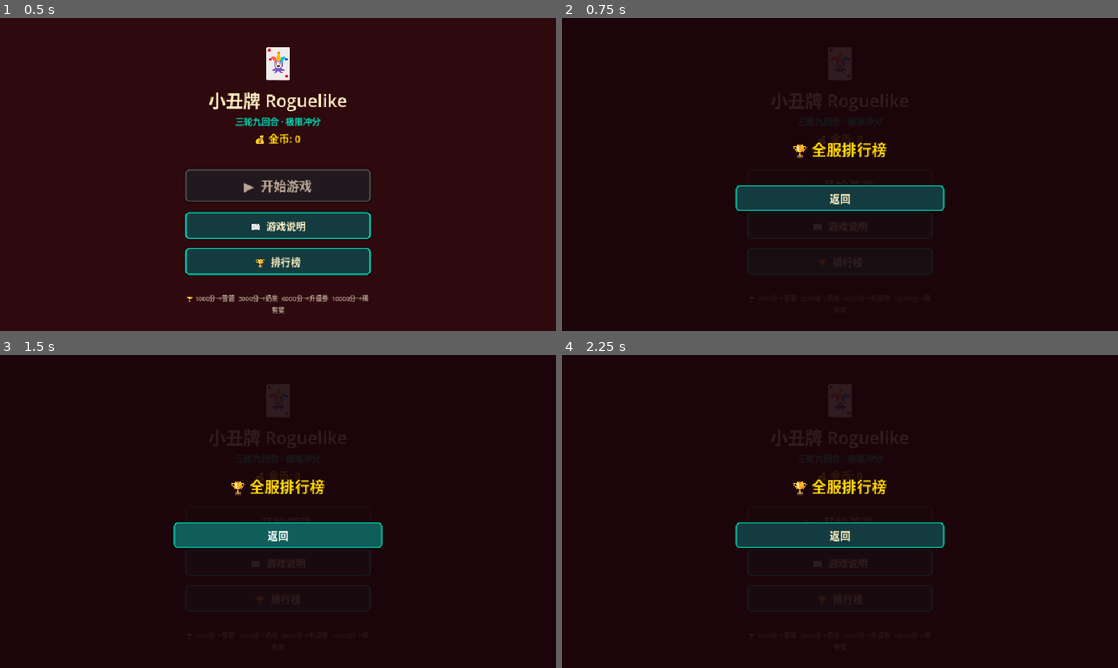
Above: before the commit, frames 1-4 (two rows, left to right).
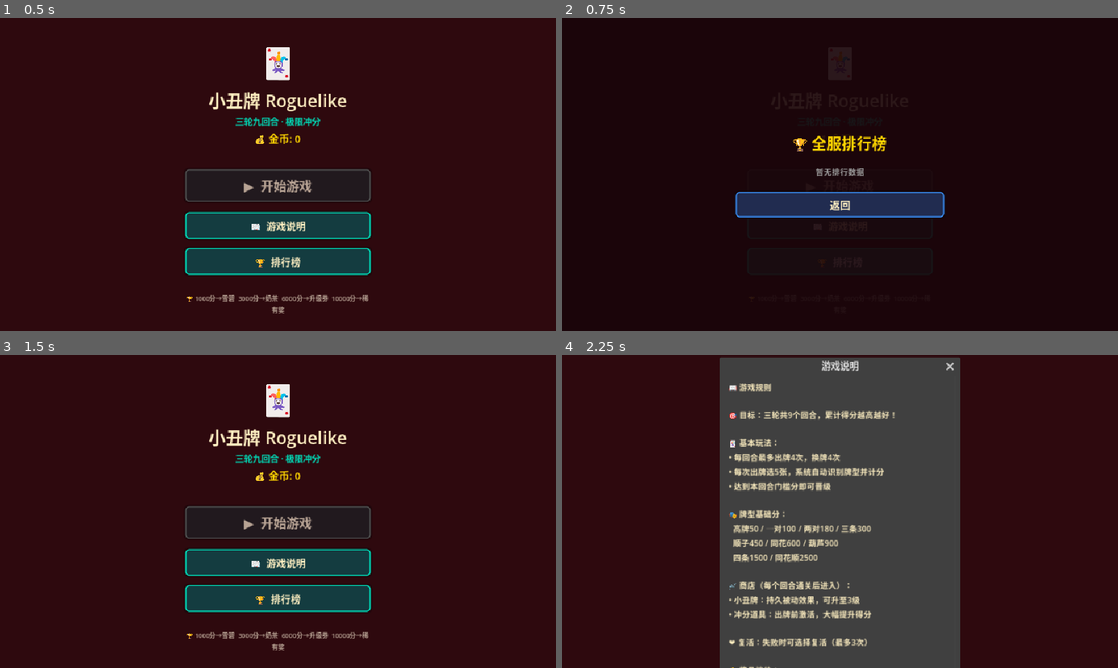
Above: after the commit, the same moments.

Repository: Lwin993/my-poker-roguelike
Game: Godot game, scene res://scenes/Main.tscn
Same seed, same stepped clock (60 frames per second), same inputs: the game is played once before the commit and once after it.
Inputs:
- Up to frame 1 (0.5 s): no input
- Up to frame 2 (0.75 s): click "🏆 排行榜" at 0.5 s
- Up to frame 3 (1.5 s): click "返回" at 1.25 s
- Up to frame 4 (2.25 s): click "📖 游戏说明" at 2 s

Frame 1 is identical in both runs. In frame 2, 3.0% of the frame differs, in the area x 31-69%, y 37-64%; in frame 3, 12%; in frame 4, 43%, in the area x 28-72%, y 0-100%.
Error before the commit: Invalid call. Nonexistent function 'get_children' in base 'Nil'. (res://scripts/ui/RankUI.gd:17)

Commit message:
fix: use separate Rank.tscn scene instead of set_script
Root cause: set_script on an already-in-tree node doesn't trigger _ready(),
so @onready vars never resolve and signal connections never happen.

Fix:
- Create Rank.tscn as separate scene with script attached properly
- Remove inline RankPanel nodes from Main.tscn
- MainUI.gd: load Rank.tscn in _load_sub_scenes() like other scenes
- RankUI.gd _ready() now properly connects signals

Diff:
--- a/frontend/scenes/Main.tscn
+++ b/frontend/scenes/Main.tscn
@@ -123,56 +123,6 @@
 anchor_bottom = 1.0
 visible = false
 
-[node name="RankPanel" type="Control" parent="."]
-layout_mode = 1
-anchors_preset = 15
-anchor_right = 1.0
-anchor_bottom = 1.0
-visible = false
-
-[node name="BG" type="ColorRect" parent="RankPanel"]
-layout_mode = 1
-anchors_preset = 15
-anchor_right = 1.0
-anchor_bottom = 1.0
-color = Color(0.1, 0.02, 0.04, 0.9)
-
-[node name="Center" type="CenterContainer" parent="RankPanel"]
-layout_mode = 1
-anchors_preset = 15
-anchor_right = 1.0
-anchor_bottom = 1.0
-
-[node name="VBox" type="VBoxContainer" parent="RankPanel/Center"]
-layout_mode = 2
-custom_minimum_size = Vector2(360, 0)
-alignment = 1
-
-[node name="Title" type="Label" parent="RankPanel/Center/VBox"]
-layout_mode = 2
-text = "🏆 全服排行榜"
-horizontal_alignment = 1
-theme_override_font_sizes/font_size = 26
-theme_override_colors/font_color = Color(1.0, 0.84, 0.0, 1)
-
-[node name="Spacer" type="Control" parent="RankPanel/Center/VBox"]
-layout_mode = 2
-custom_minimum_size = Vector2(0, 12)
-
-[node name="RankList" type="VBoxContainer" parent="RankPanel/Center/VBox"]
-layout_mode = 2
-custom_minimum_size = Vector2(340, 0)
-
-[node name="Spacer2" type="Control" parent="RankPanel/Center/VBox"]
-layout_mode = 2
-custom_minimum_size = Vector2(0, 16)
-
-[node name="CloseButton" type="Button" parent="RankPanel/Center/VBox"]
-layout_mode = 2
-custom_minimum_size = Vector2(200, 44)
-text = "返回"
-theme_override_font_sizes/font_size = 18
-
 [node name="RulesDialog" type="AcceptDialog" parent="."]
 title = "游戏说明"
 size = Vector2(400, 520)
--- /dev/null
+++ b/frontend/scenes/Rank.tscn
@@ -0,0 +1,54 @@
+[gd_scene load_steps=2 format=3 uid="uid://rank_scene"]
+
+[ext_resource type="Script" path="res://scripts/ui/RankUI.gd" id="1"]
+
+[node name="RankPanel" type="Control"]
+layout_mode = 1
+anchors_preset = 15
+anchor_right = 1.0
+anchor_bottom = 1.0
+visible = false
+script = ExtResource("1")
+
+[node name="BG" type="ColorRect" parent="."]
+layout_mode = 1
+anchors_preset = 15
+anchor_right = 1.0
+anchor_bottom = 1.0
+color = Color(0.1, 0.02, 0.04, 0.92)
+
+[node name="Center" type="CenterContainer" parent="."]
+layout_mode = 1
+anchors_preset = 15
+anchor_right = 1.0
+anchor_bottom = 1.0
+
+[node name="VBox" type="VBoxContainer" parent="Center"]
+layout_mode = 2
+custom_minimum_size = Vector2(360, 0)
+alignment = 1
+
+[node name="Title" type="Label" parent="Center/VBox"]
+layout_mode = 2
+text = "🏆 全服排行榜"
+horizontal_alignment = 1
+theme_override_font_sizes/font_size = 26
+theme_override_colors/font_color = Color(1.0, 0.84, 0.0, 1)
+
+[node name="Spacer" type="Control" parent="Center/VBox"]
+layout_mode = 2
+custom_minimum_size = Vector2(0, 12)
+
+[node name="RankList" type="VBoxContainer" parent="Center/VBox"]
+layout_mode = 2
+custom_minimum_size = Vector2(340, 0)
+
+[node name="Spacer2" type="Control" parent="Center/VBox"]
+layout_mode = 2
+custom_minimum_size = Vector2(0, 16)
+
+[node name="CloseButton" type="Button" parent="Center/VBox"]
+layout_mode = 2
+custom_minimum_size = Vector2(200, 44)
+text = "返回"
+theme_override_font_sizes/font_size = 18
--- a/frontend/scripts/ui/MainUI.gd
+++ b/frontend/scripts/ui/MainUI.gd
@@ -5,7 +5,6 @@
 @onready var game_board   = $GameBoard
 @onready var shop_node    = $Shop
 @onready var result_screen = $ResultScreen
-@onready var rank_panel   = $RankPanel
 @onready var rules_dialog  = $RulesDialog
 @onready var gold_coins_label = $MainMenu/Center/VBox/GoldCoinsLabel
 
@@ -13,6 +12,7 @@
 var _game_board_ui = null
 var _shop_ui       = null
 var _result_ui     = null
+var _rank_ui       = null
 
 func _ready():
 	# 连接相位切换信号
@@ -22,11 +22,6 @@
 	$MainMenu/Center/VBox/StartButton.pressed.connect(_on_start_pressed)
 	$MainMenu/Center/VBox/RulesButton.pressed.connect(_on_rules_pressed)
 	$MainMenu/Center/VBox/RankButton.pressed.connect(_on_rank_pressed)
-
-	# 挂载 RankUI 脚本到 RankPanel
-	var rank_script = load("res://scripts/ui/RankUI.gd")
-	if rank_script and rank_panel:
-		rank_panel.set_script(rank_script)
 
 	# 预加载子场景
 	_load_sub_scenes()
@@ -45,6 +40,7 @@
 	var board_scene  = load("res://scenes/GameBoard.tscn")
 	var shop_scene   = load("res://scenes/Shop.tscn")
 	var result_scene = load("res://scenes/ResultScreen.tscn")
+	var rank_scene   = load("res://scenes/Rank.tscn")
 
 	if board_scene:
 		var board_inst = board_scene.instantiate()
@@ -60,6 +56,11 @@
 		var result_inst = result_scene.instantiate()
 		result_screen.add_child(result_inst)
 		_result_ui = result_inst
+
+	if rank_scene:
+		var rank_inst = rank_scene.instantiate()
+		add_child(rank_inst)
+		_rank_ui = rank_inst
 
 func _on_start_pressed():
 	GameAPI.start_game()
@@ -86,9 +87,9 @@
 	rules_dialog.popup_centered()
 
 func _on_rank_pressed():
-	rank_panel.visible = true
-	if rank_panel.has_method("show_rank"):
-		rank_panel.show_rank()
+	if _rank_ui:
+		_rank_ui.visible = true
+		_rank_ui.show_rank()
 
 func _on_phase_changed(new_phase: int):
 	match new_phase:
